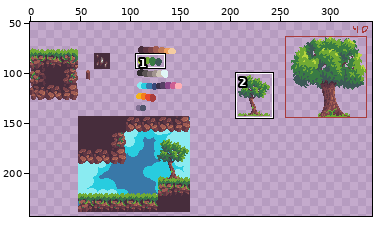
Two versions of one pixel-art file, Aseprite/concept_and_tilemap.aseprite. The first picture is a wide view before the edit; the outline marks the close-up.
Close-up. Before the commit:
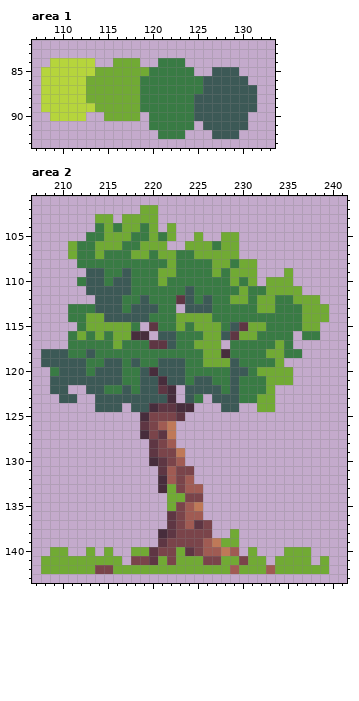
416x278 pixels, 1 frame. Shown: area 1: x 107..133, y 82..93; area 2: x 207..241, y 101..143. The wide view leaves out empty margins. The commit also changed other parts of the picture, which this record leaves out.
The result:
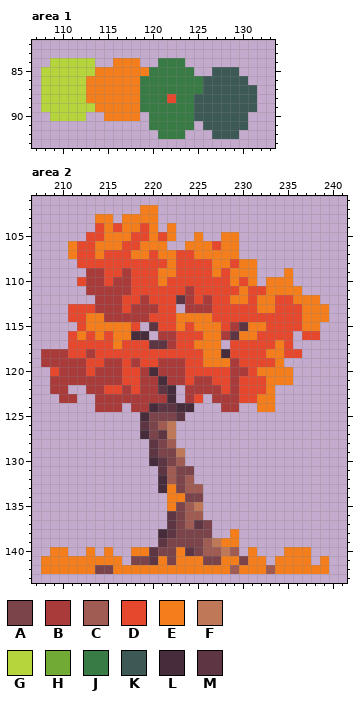
Palette (. is transparent): A #7a444a  B #a93b3b  C #a05b53  D #e6482e  E #f47e1b  F #bf7958  G #b6d53c  H #71aa34  J #397b44  K #3c5956  L #472d3c  M #5e3643
Diff:
Area 1, layers "Layer 2", "Layer 1":
y 84: x 116..118 HHH -> EEE
y 85: x 114..119 HHHHHH -> EEEEEE
y 86..87: x 113..118 HHHHHH -> EEEEEE
y 88: x 113..118 HHHHHH -> EEEEEE; x 122 J -> D
y 89: x 114..118 HHHHH -> EEEEE
y 90: x 115..118 HHHH -> EEEE
Area 2, layers "Layer 2", "Layer 1":
y 102: x 219..220 HH -> EE
y 103: x 214..215 HH -> EE; x 217..220 HHHH -> EEEE
y 104: x 214..220 JHJHHJH -> DEDEEDE; x 222 H -> E
y 105: x 213..222 JJHHHJJHJH -> DDEEEDDEDE; x 225 H -> E; x 228..229 HH -> EE
y 106: x 211..221 HJJHHHJJHHH -> EDDEEEDDEEE; x 224..229 HHHJHH -> EEEDEE
y 107: x 211..229 HJJHJJJHHJHHJJHHHHH -> EDDEDDDEEDEEDDEEEEE
y 108: x 212..231 JJJJJJJJJJHJJJJHHJHH -> DDDDDDDDDDEDDDDEEDEE
y 109: x 213..231 KKJJKJJJHHJJJJHJHHH -> BBDDBDDDEEDDDDEDEEE; x 235 H -> E
y 110: x 212..231 JKKJKKJJJHJJJJJJJHJH -> DBBDBBDDDEDDDDDDDEDE; x 233..235 HHH -> EEE
y 111: x 213..236 KKKKKJJJJJJKJJJJJHJJHHHH -> BBBBBDDDDDDBDDDDDEDDEEEE
y 112: x 214..222 KKKJJKJJJ -> BBBDDBDDD; x 224..238 KJKJJHHJHHJJHHH -> BDBDDEEDEEDDEEE
y 113: x 211..222 JJJKKKJKKKJJ -> DDDBBBDBBBDD; x 224..239 KKKJJJJJHHJJJHHH -> BBBDDDDDEEDDDEEE
y 114: x 211..239 JJHHKKKKKJJJHHHHJJJJJJJJJJHHH -> DDEEBBBBBDDDEEEEDDDDDDDDDDEEE
y 115: x 212..218 JHHHHHJ -> DEEEEED; x 221..229 JJHJHHHJK -> DDEDEEEDB; x 231..238 HHJJJJHH -> EEDDDDEE
y 116: x 211..217 JHJHJHH -> DEDEDEE; x 221..228 KKJJJHHK -> BBDDDEEB; x 230..235 HHJJJJ -> EEDDDD; x 237..238 JJ -> DD
y 117: x 211..219 JJJJJHJJJ -> DDDDDEDDD; x 222..227 KJJHHH -> BDDEEE; x 229..235 JJJJJHJ -> DDDDDED
y 118: x 208..227 KKKJJKJJJJJJJJJJJJHH -> BBBDDBDDDDDDDDDDDDEE; x 229..236 JJJJHHJJ -> DDDDEEDD
y 119: x 208..234 KKKKKJJKKJKJJKKKJJHHHKJJJJH -> BBBBBDDBBDBDDBBBDDEEEBDDDDE
y 120: x 209..219 JKKKJKKKJJK -> DBBBDBBBDDB; x 221..235 KKKJJJJJKKJHHHH -> BBBDDDDDBBDEEEE
y 121: x 209..220 KKKKKKKKJJKK -> BBBBBBBBDDBB; x 222..235 KKJKKJJKJJJHHH -> BBDBBDDBDDDEEE
y 122: x 209..210 KK -> BB; x 213..220 KKJJKJKK -> BBDDBDBB; x 224..233 KKKKJKJJJH -> BBBBDBDDDE
y 123: x 210..211 KK -> BB; x 214..221 KKKKKKKK -> BBBBBBBB; x 224..225 KJ -> BD; x 227..233 KKKJJHH -> BBBDDEE
y 124: x 214..216 KKK -> BBB; x 218..219 KK -> BB; x 228..229 KK -> BB; x 232..233 HH -> EE
y 133: x 222 H -> E
y 134: x 222..223 HH -> EE
y 135: x 222 H -> E
y 138: x 229 H -> E
y 139: x 228..229 HH -> EE
y 140: x 209..210 HH -> EE; x 213 H -> E; x 215 H -> E; x 218..219 HH -> EE; x 223 H -> E; x 231 H -> E; x 235..237 HHH -> EEE
y 141: x 208..216 HHHHHHHHH -> EEEEEEEEE; x 221 H -> E; x 223..225 HHH -> EEE; x 228..229 HH -> EE; x 231..232 HH -> EE; x 234..237 HHHH -> EEEE; x 239 H -> E
y 142: x 208..213 HHHHHH -> EEEEEE; x 216..228 HHHHHHHHHHHHH -> EEEEEEEEEEEEE; x 230..232 HHH -> EEE; x 234..239 HHHHHH -> EEEEEE
